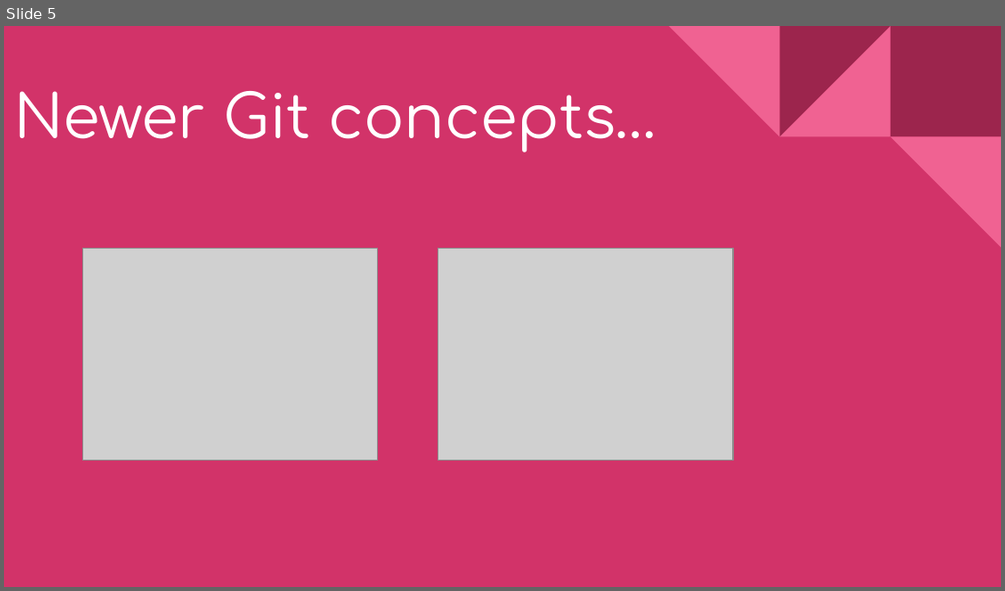
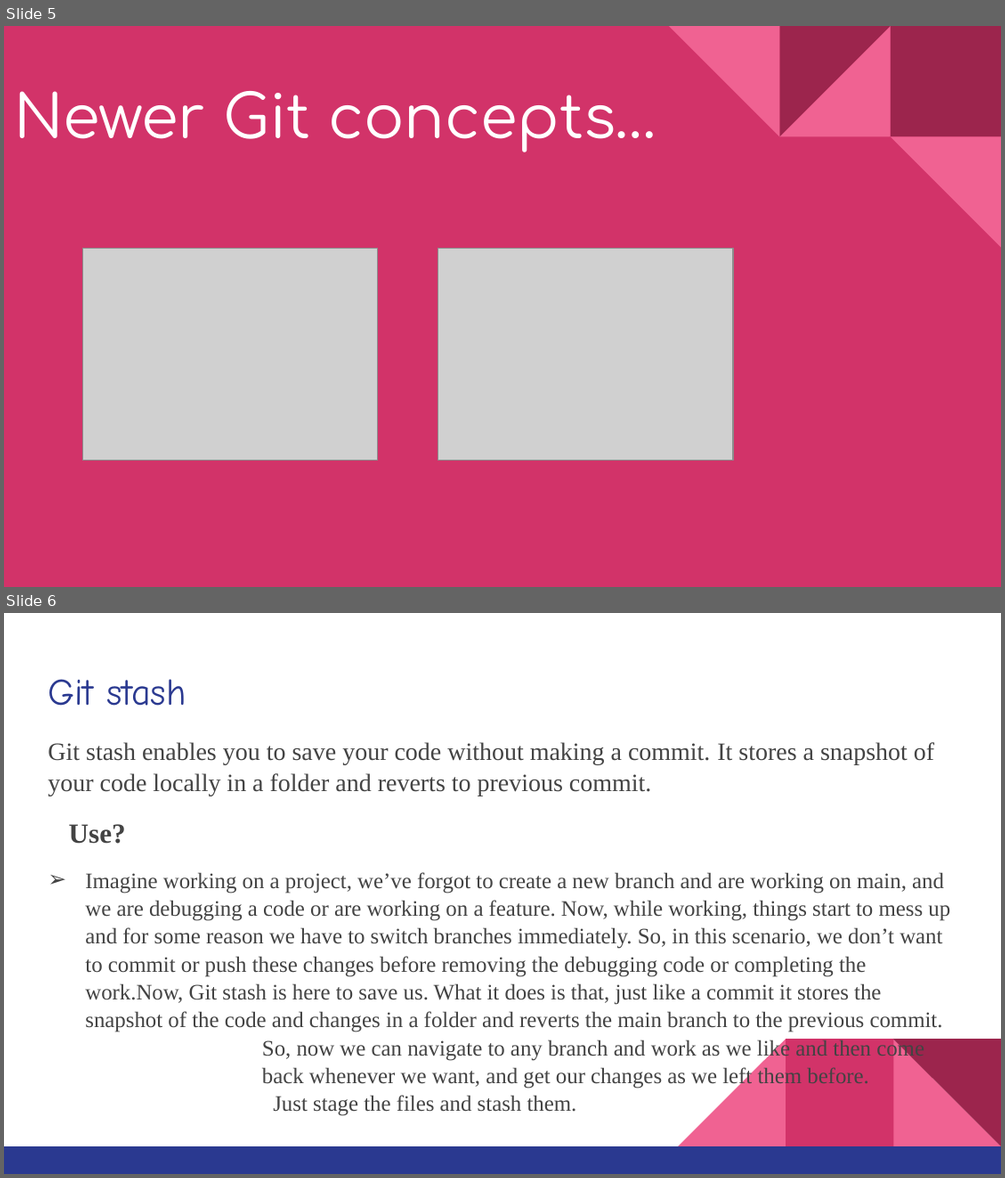
Before and after one commit to MrVaibhavChamp/Git-Advanced-Features, a slide deck: KOSS ppt.pptx. Shown one above the other, each under a label of ours: slide 5 before the commit, slides 5 and 6 after it. The pictures are 1005x591 and 1005x1178 pixels, drawn with LibreOffice and Linux fonts; fonts in the diff are those of the drawing; grey boxes stand for pictures. Boxes give left, top, right and bottom in pixels: in the first picture for what was removed or moved away, otherwise in the second. Text is boxed around its words. In the diff, an @@ line names an element or a change of style, - is before the commit and + after.

Commit message:
Modified ppt

```diff
--- a/KOSS ppt.pptx
+++ b/KOSS ppt.pptx
@@ slide 6 added at [4,613,1001,1174], background #FFFFFF @@
@@ title added at [48,679,186,706], 27 pt, text #2A3990 @@
+Git stash
@@ text added at [48,742,950,1116], 16 pt, text #434343 @@
+Git stash enables you to save your code without making a commit. It stores a snapshot of your code locally in a folder and reverts to previous commit.
+Use?
+➢ Imagine working on a project, we’ve forgot to create a new branch and are working on main, and we are debugging a code or are working on a feature. Now, while working, things start to mess up and for some reason we have to switch branches immediately. So, in this scenario, we don’t want to commit or push these changes before removing the debugging code or completing the work.Now, Git stash is here to save us. What it does is that, just like a commit it stores the snapshot of the code and changes in a folder and reverts the main branch to the previous commit. So, now we can navigate to any branch and work as we like and then come back whenever we want, and get our changes as we left them before. Just stage the files and stash them.
@@ group added at [4,1038,1001,1174]: 3 right triangles, 2 rectangles @@
```
Also in this commit, not shown: 1 slide changed, 2 other slides added, 1 slide removed.
